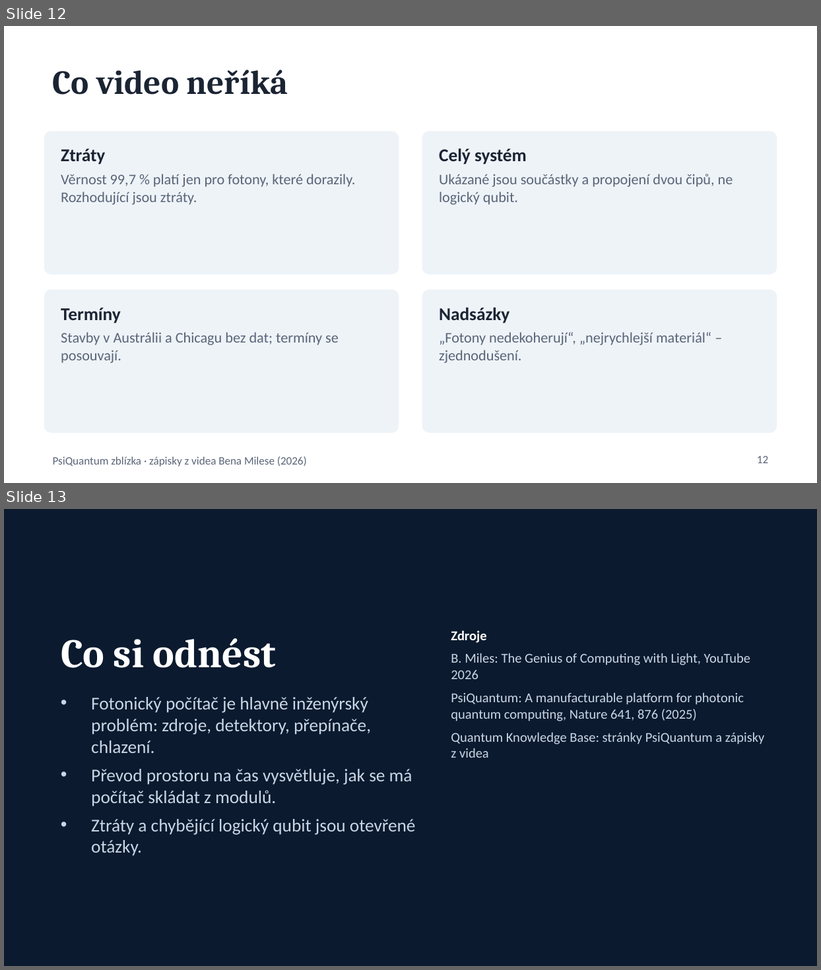
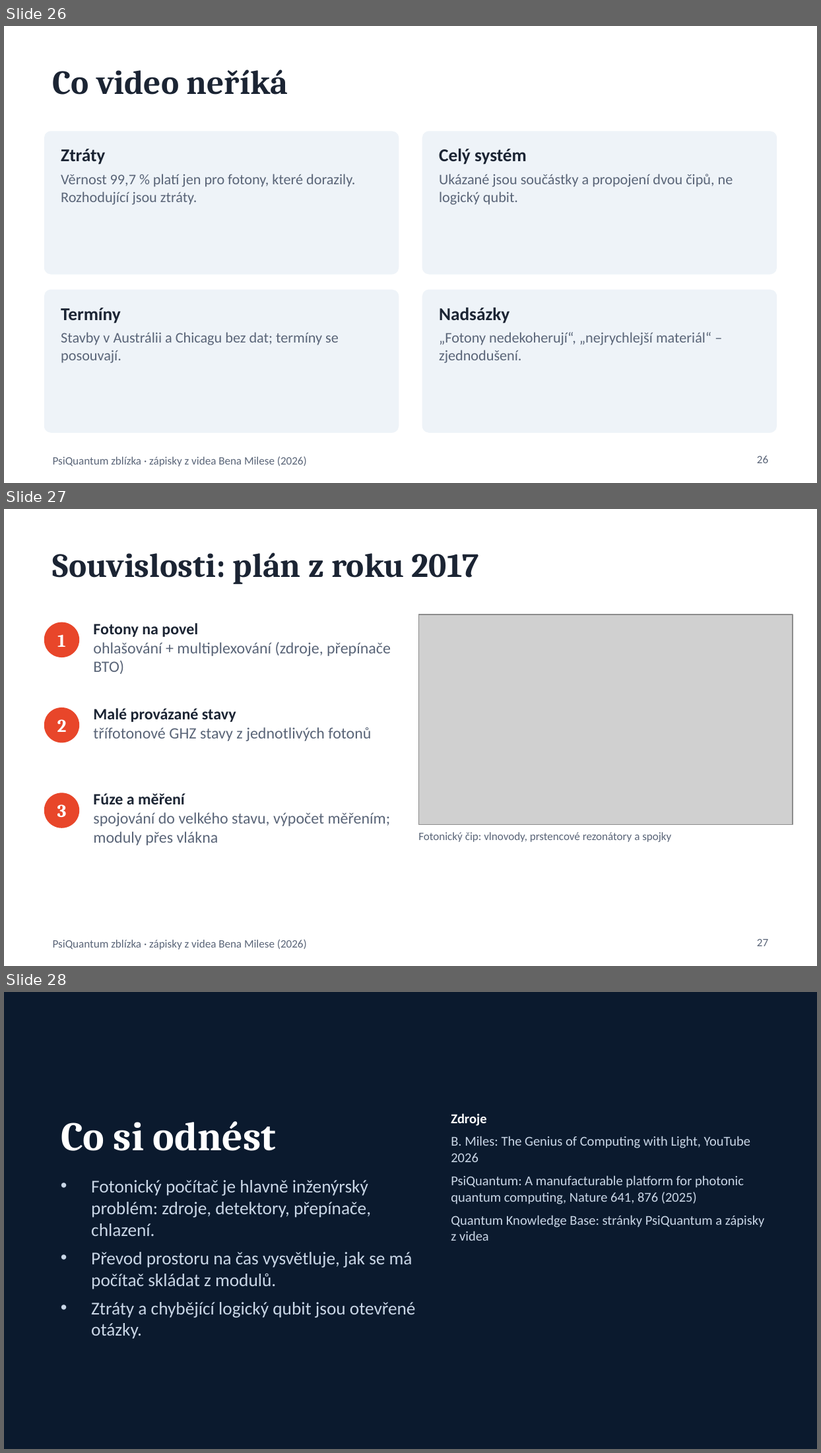
Before and after one commit to martinkanis/quantum-chaos, a slide deck: content/lectures/psiquantum-video-2026/prezentace.pptx. Shown one above the other, each under a label of ours: slides 12 and 13 before the commit, slides 26, 27 and 28 after it. The pictures are 821x970 and 821x1453 pixels, drawn with LibreOffice and Linux fonts; fonts in the diff are those of the drawing; grey boxes stand for pictures. Boxes give left, top, right and bottom in pixels: in the first picture for what was removed or moved away, otherwise in the second. Text is boxed around its words. In the diff, an @@ line names an element or a change of style, - is before the commit and + after.

```diff
--- a/content/lectures/psiquantum-video-2026/prezentace.pptx
+++ b/content/lectures/psiquantum-video-2026/prezentace.pptx
@@ slide 27 added at (4,509,817,966), background #FFFFFF; not listed: 1 template element that a slide beside it also shows @@
@@ title added at (53,553,479,584), 30 pt, text #1B2433, bold @@
+Souvislosti: plán z roku 2017
@@ ellipse added at (45,623,79,657), fill #E8462A, outline #E8462A 1 pt @@
@@ text added at (93,623,391,674), 14 pt, text #5A6578 @@
+Fotony na povel
+ohlašování + multiplexování (zdroje, přepínače BTO)
@@ picture added at (418,615,793,825) @@
@@ text added at (57,634,66,647), 16 pt, text #FFFFFF, bold @@
+1
@@ ellipse added at (45,708,79,743), fill #E8462A, outline #E8462A 1 pt @@
@@ text added at (57,720,67,732), 16 pt, text #FFFFFF, bold @@
+2
@@ text added at (93,708,371,741), 14 pt, text #5A6578 @@
+Malé provázané stavy
+třífotonové GHZ stavy z jednotlivých fotonů
@@ ellipse added at (45,793,79,828), fill #E8462A, outline #E8462A 1 pt @@
@@ text added at (57,805,67,817), 16 pt, text #FFFFFF, bold @@
+3
@@ text added at (93,793,391,846), 14 pt, text #5A6578 @@
+Fúze a měření
+spojování do velkého stavu, výpočet měřením; moduly přes vlákna
@@ text added at (418,832,671,842), 10 pt, text #5A6578 @@
+Fotonický čip: vlnovody, prstencové rezonátory a spojky
@@ page number added at (757,939,768,947), 10 pt, text #5A6578 @@
+27
@@ what was slide 12 is now slide 26 @@
@@ page number at (757,456,768,464): text changed @@
-12
+26
@@ what was slide 13 is now slide 28 @@
```
Also in this commit, not shown: 14 other slides added, 1 other file.
